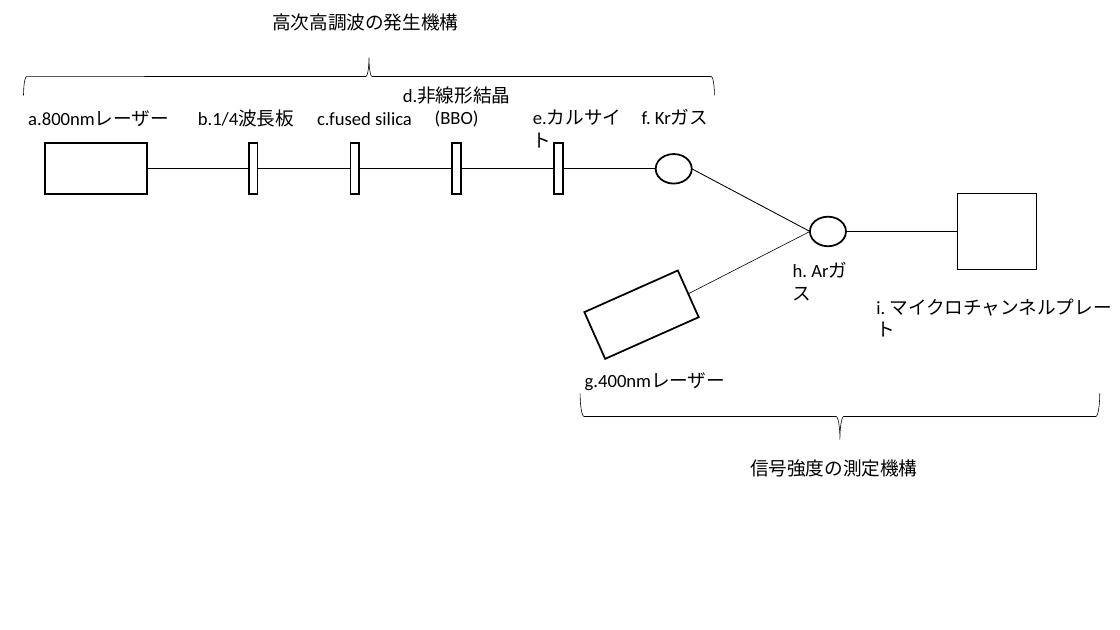
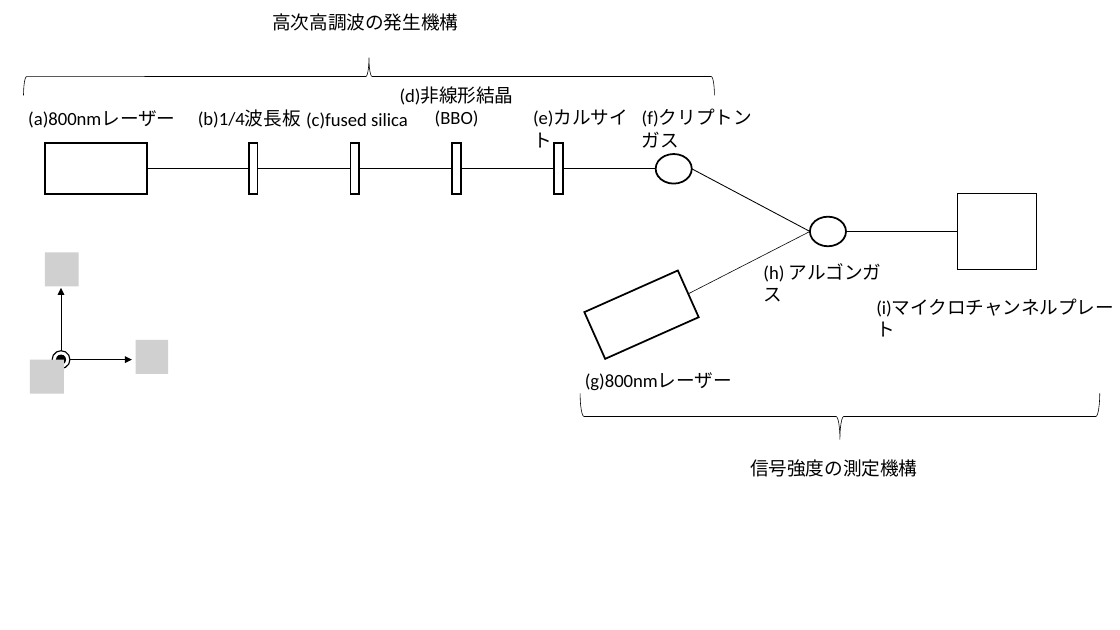
Before and after one commit to Appelingo/Data_Analyze, a slide deck: slide 2 of 図/使用した光学系.pptx. Drawn at 1120x630 pixels with LibreOffice and Linux fonts; fonts in the diff are those of the drawing; grey boxes stand for pictures. Boxes give left, top, right and bottom in pixels: in the first picture for what was removed or moved away, otherwise in the second. Text is boxed around its words. In the diff, an @@ line names an element or a change of style, - is before the commit and + after.

```diff
--- a/図/使用した光学系.pptx
+++ b/図/使用した光学系.pptx
@@ text at (400, 87, 514, 105): text changed @@
-d.非線形結晶
+(d)非線形結晶
@@ text at (28, 110, 175, 128): text changed @@
-a.800nmレーザー
+(a)800nmレーザー
@@ text at (198, 109, 301, 128): text changed @@
-b.1/4波長板
+(b)1/4波長板
@@ text at (306, 112, 408, 129): text changed @@
-c.fused silica
+(c)fused silica
@@ text at (533, 109, 628, 148): text changed @@
-e.カルサイト
+(e)カルサイト
@@ text at (642, 109, 752, 148): text changed @@
-f. Krガス
+(f)クリプトンガス
@@ picture added at (45, 253, 78, 287) @@
@@ text at (763, 263, 881, 302): text changed @@
-h. Arガス
+(h) アルゴンガス
@@ arrow added from (61, 351) to (61, 288), #000000 0.5 pt @@
@@ text at (876, 299, 1114, 337): text changed @@
-i. マイクロチャンネルプレート
+(i)マイクロチャンネルプレート
@@ ellipse added at (52, 351, 70, 369), fill #FFFFFF, outline #000000 1 pt @@
@@ ellipse added at (56, 355, 66, 365), fill #000000, outline #000000 1 pt @@
@@ picture added at (135, 340, 168, 374) @@
@@ picture added at (30, 360, 65, 393) @@
@@ arrow added from (70, 360) to (132, 360), #000000 0.5 pt @@
@@ text at (585, 372, 732, 391): text changed @@
-g.400nmレーザー
+(g)800nmレーザー
```
Also in this commit, not shown: 2 slides added, 2 other files.
